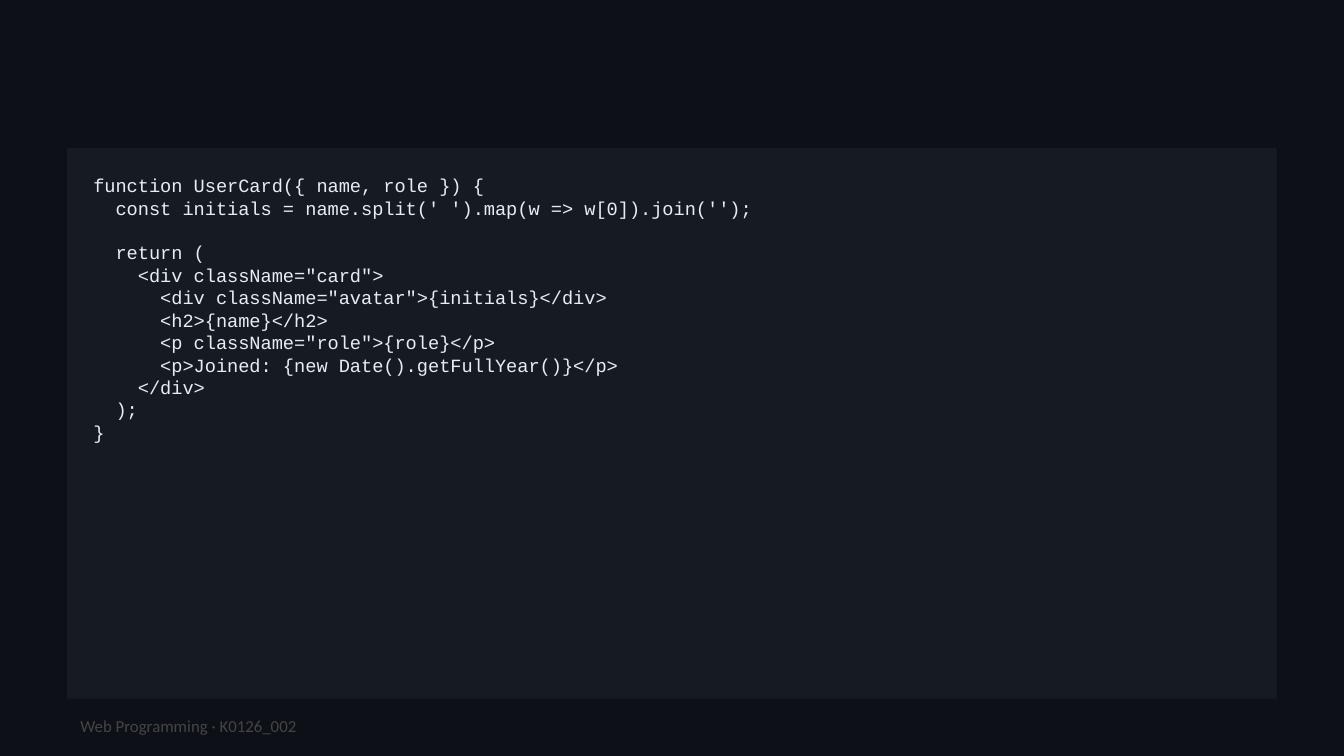
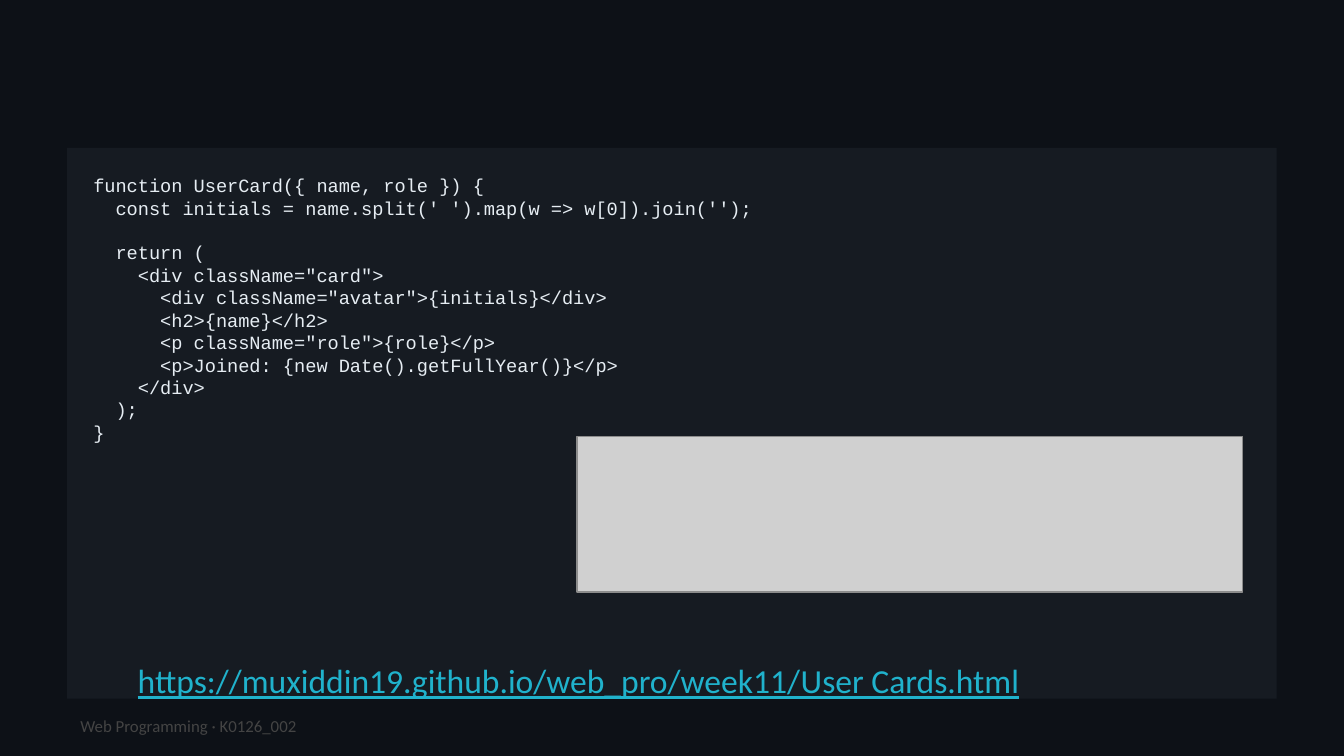
Before and after one commit to muxiddin19/WebPro, a slide deck: slide 7 of week10/WebPro_Week11_Fri_ReactProps_v1.pptx. Drawn at 1344x756 pixels with LibreOffice and Linux fonts; fonts in the diff are those of the drawing; grey boxes stand for pictures. Boxes give left, top, right and bottom in pixels: in the first picture for what was removed or moved away, otherwise in the second. Text is boxed around its words. In the diff, an @@ line names an element or a change of style, - is before the commit and + after.

```diff
--- a/week10/WebPro_Week11_Fri_ReactProps_v1.pptx
+++ b/week10/WebPro_Week11_Fri_ReactProps_v1.pptx
@@ picture added at bbox=[577, 437, 1242, 593] @@
@@ text added at bbox=[138, 669, 1019, 699], 18 pt, text #20B2CC, underline @@
+https://muxiddin19.github.io/web_pro/week11/User Cards.html
```
Also in this commit, not shown: 17 other slides changed, 3 slides added, 3 slides removed, 2 other files.
